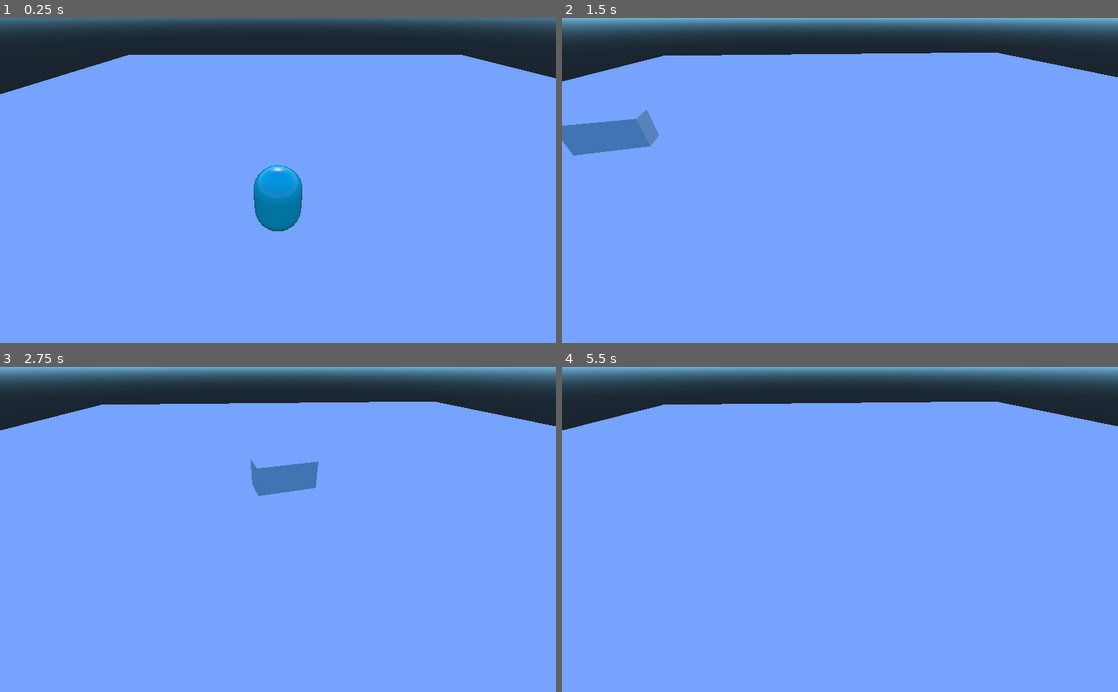
Above: before the commit, frames 1-4 (two rows, left to right).
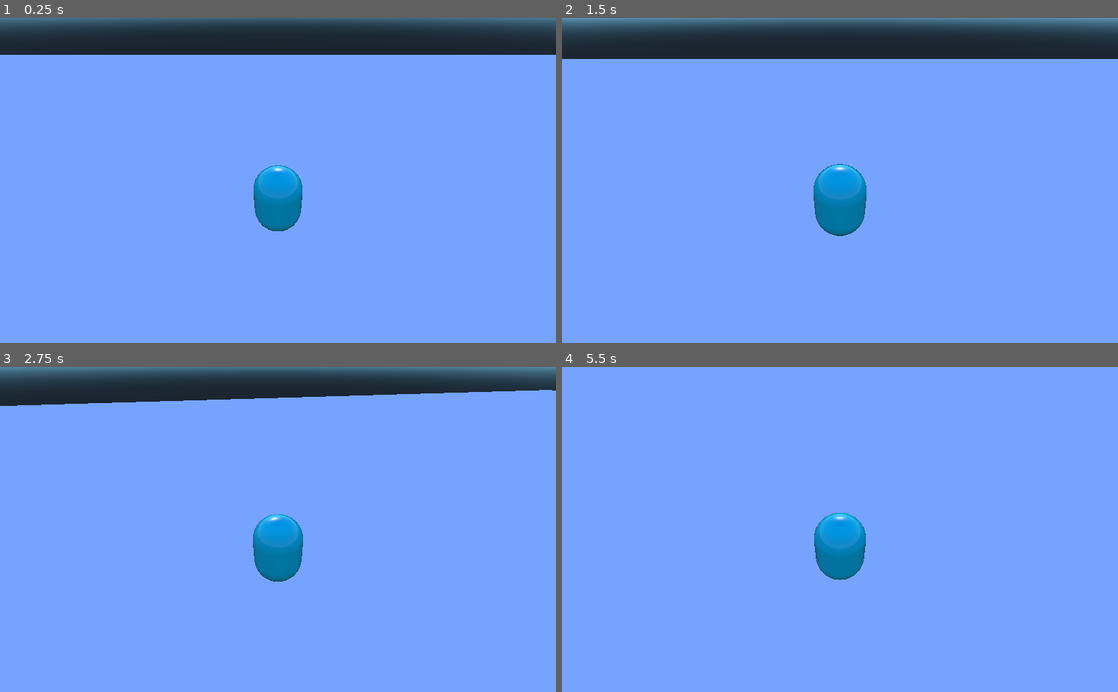
Above: after the commit, the same moments.

Repository: guimafelipe/explosion
Game: Godot game, scene res://Level3.tscn
Two runs of this game, one before a commit and one after it. Both use one fixed random seed, a clock stepped at 60 frames per second and the inputs below. This scene is started directly instead of the project's main scene.
Inputs:
- Up to frame 1 (0.25 s): no input
- Up to frame 2 (1.5 s): hold D (move_right) 0.53-1.28 s; tap Z (explode) at 0.6, 1.35 s; tap Space at 0.77 s; hold S (move_down) from 1.28 s (still down)
- Up to frame 3 (2.75 s): tap Space at 1.52 s; release S (move_down) at 2.03 s; hold D (move_right) from 2.03 s (still down); tap Z (explode) at 2.1 s
- Up to frame 4 (5.5 s): release D (move_right) at 2.78 s; hold W (move_up) 2.78-3.53 s; tap Z (explode) every 0.75 s from 2.85 to 5.1 s; tap Space at 3.02, 3.77, 4.52 s; hold A (move_left) 3.53-5.03 s; hold S (move_down) from 5.03 s (still down)

The runs differ from the first frame. In frame 1, 2.0% of the frame differs, in the area x 0-100%, y 11-24%; in frame 2, 7.8%; in frame 3, 9.1%; in frame 4, 14%, in the area x 0-100%, y 0-66%.

Commit message:
added level 3 and 2 behaviours

Diff:
--- a/Car.gd
+++ b/Car.gd
@@ -3,4 +3,4 @@
 func _ready():
 	set_route()
 	ragdoll = load("res://CarRagdoll.tscn")
-	speed = 800
+	speed = 1200
--- a/Level2.gd
+++ b/Level2.gd
@@ -1,6 +1,7 @@
 extends "res://LevelTemplate.gd"
 
 var exploded_people = 0
+const needed_to_win = 3
 
 func _ready():
 	level = 2
@@ -16,6 +17,6 @@
 func add_exploded_count():
 	exploded_people += 1
 #	print("exploded people: " + str(exploded_people))
-	if exploded_people == 2:
+	if exploded_people == needed_to_win:
 #		print("ganhou")
 		win()
--- a/Level2.tscn
+++ b/Level2.tscn
@@ -5,7 +5,7 @@
 [ext_resource path="res://Beyblade.tscn" type="PackedScene" id=3]
 [ext_resource path="res://Person.tscn" type="PackedScene" id=4]
 
-[node name="Level2" type="Spatial" index="0"]
+[node name="Level2" type="Spatial"]
 
 script = ExtResource( 1 )
 
--- /dev/null
+++ b/Level3.gd
@@ -0,0 +1,6 @@
+extends "res://LevelTemplate.gd"
+
+func _ready():
+	level = 3
+	$Beyblade.connect("died", self, "lost")
+	$Car.connect("died", self, "win")
--- a/Level3.tscn
+++ b/Level3.tscn
@@ -1,24 +1,27 @@
-[gd_scene load_steps=4 format=2]
+[gd_scene load_steps=5 format=2]
 
-[ext_resource path="res://TestMap.tscn" type="PackedScene" id=1]
-[ext_resource path="res://Beyblade.tscn" type="PackedScene" id=2]
-[ext_resource path="res://Car.tscn" type="PackedScene" id=3]
+[ext_resource path="res://Level3.gd" type="Script" id=1]
+[ext_resource path="res://TestMap.tscn" type="PackedScene" id=2]
+[ext_resource path="res://Beyblade.tscn" type="PackedScene" id=3]
+[ext_resource path="res://Car.tscn" type="PackedScene" id=4]
 
-[node name="Level3" type="Spatial"]
+[node name="Level3" type="Spatial" index="0"]
 
-[node name="TestMap" parent="." index="0" instance=ExtResource( 1 )]
+script = ExtResource( 1 )
 
-transform = Transform( 2.99715, 0, 0, 0, 1, 0, 0, 0, 3.85196, 0, 0, 0 )
+[node name="TestMap" parent="." index="0" instance=ExtResource( 2 )]
 
-[node name="Beyblade" parent="." index="1" instance=ExtResource( 2 )]
+transform = Transform( 7.45431, 0, 0, 0, 1, 0, 0, 0, 3.85196, 0, 0, 0 )
+
+[node name="Beyblade" parent="." index="1" instance=ExtResource( 3 )]
 
 transform = Transform( 1, 0, 0, 0, 1, 0, 0, 0, 1, -4.27324, 3.18251, 17.587 )
 
 [node name="Car" parent="." index="2" groups=[
 "ExplodeReceptor",
-] instance=ExtResource( 3 )]
+] instance=ExtResource( 4 )]
 
-transform = Transform( -0.236704, 0, 0.998733, 0, 1.0264, 0, -0.998733, 0, -0.236704, -38.8896, 1.58315, 8.34323 )
+transform = Transform( -0.236704, 0, 0.998733, 0, 1.0264, 0, -0.998733, 0, -0.236704, -98.5834, 1.58315, -0.92545 )
 exploderous = false
 
 [node name="Route" type="Spatial" parent="Car" index="1"]
@@ -27,4 +30,4 @@
 
 [node name="Position3D2" type="Position3D" parent="Car/Route" index="1"]
 
-transform = Transform( 1, 0, -4.47035e-08, 0, 1, 0, 4.47035e-08, 0, 1, -17.3583, 0, 73.2403 )
+transform = Transform( 1, 0, -4.47035e-08, 0, 1, 0, 4.47035e-08, 0, 1, -43.1076, 0, 181.885 )
--- /dev/null
+++ b/Level4.gd
@@ -0,0 +1,4 @@
+extends "res://LevelTemplate.gd"
+
+func _ready():
+	$Beyblade.connect("died", self, "lost")
--- a/Level4.tscn
+++ b/Level4.tscn
@@ -1,18 +1,21 @@
-[gd_scene load_steps=4 format=2]
+[gd_scene load_steps=5 format=2]
 
-[ext_resource path="res://Beyblade.tscn" type="PackedScene" id=1]
-[ext_resource path="res://TestMap.tscn" type="PackedScene" id=2]
-[ext_resource path="res://Person.tscn" type="PackedScene" id=3]
+[ext_resource path="res://Level4.gd" type="Script" id=1]
+[ext_resource path="res://Beyblade.tscn" type="PackedScene" id=2]
+[ext_resource path="res://TestMap.tscn" type="PackedScene" id=3]
+[ext_resource path="res://Person.tscn" type="PackedScene" id=4]
 
-[node name="Level4" type="Spatial"]
+[node name="Level4" type="Spatial" index="0"]
 
-[node name="Beyblade" parent="." index="0" instance=ExtResource( 1 )]
+script = ExtResource( 1 )
 
-[node name="TestMap" parent="." index="1" instance=ExtResource( 2 )]
+[node name="Beyblade" parent="." index="0" instance=ExtResource( 2 )]
+
+[node name="TestMap" parent="." index="1" instance=ExtResource( 3 )]
 
 transform = Transform( 3.59166, 0, 0, 0, 1, 0, 0, 0, 4.39634, 0, 0, 0 )
 
-[node name="Person" parent="." index="2" instance=ExtResource( 3 )]
+[node name="Person" parent="." index="2" instance=ExtResource( 4 )]
 
 transform = Transform( 1, 0, 0, 0, 1, 0, 0, 0, 1, 0, 1.25809, -28.6758 )
 loop = true
